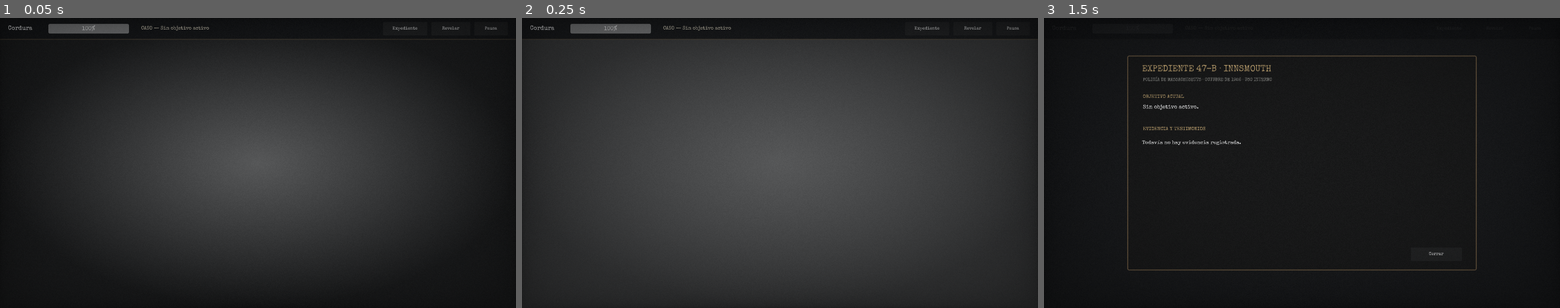
Above: before the commit, frames 1-3 (left to right).
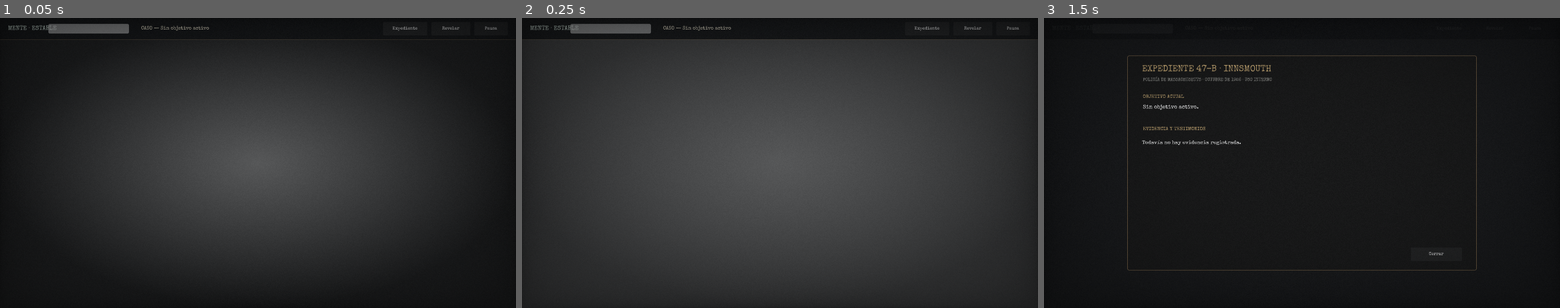
Above: after the commit, the same moments.

Repository: gabsvm/HorrorPlay
Game: Godot game, scene res://src/common/ui/ui_hud.tscn
The game is run twice, just before and just after one commit, with the same random seed, the same clock (stepped at 60 frames per second) and the same inputs. This scene is started directly instead of the project's main scene.
Inputs:
- Up to frame 1 (0.05 s): no input
- Up to frame 2 (0.25 s): no input
- Up to frame 3 (1.5 s): click "Expediente" at 0.5 s; click "Revelar" at 1.25 s

The runs differ from the first frame. In frame 1, 0.1% of the frame differs, in the area x 1-19%, y 2-5%; in frame 2, 0.1%; in frame 3, 0.5%, in the area x 16-84%, y 13-87%.

Commit message:
Add cinematic evidence and sanity feedback to HUD

Diff:
--- a/src/common/ui/ui_hud.gd
+++ b/src/common/ui/ui_hud.gd
@@ -3,6 +3,7 @@
 
 @onready var hover_label: Label = $HoverLabel
 @onready var top_bar: Panel = $TopBar
+@onready var sanity_label: Label = $TopBar/SanityLabel
 @onready var sanity_bar: ProgressBar = $TopBar/SanityBar
 @onready var objective_label: Label = $TopBar/ObjectiveLabel
 @onready var inventory_panel: Panel = $InventoryPanel
@@ -16,6 +17,8 @@
 
 var cached_sfx: Dictionary = {}
 var custom_font: Font = null
+var feedback_stack: VBoxContainer = null
+var hud_initialized: bool = false
 
 func _ready() -> void:
 	_init_sfx_cache()
@@ -23,49 +26,61 @@
 	if custom_font:
 		_apply_theme_font_recursive(self, custom_font)
 	_apply_hud_styles()
+	_create_feedback_stack()
 	casebook_backdrop.visible = false
-
+	sanity_bar.show_percentage = false
 	Inventory.item_added.connect(_on_item_added)
 	Inventory.item_removed.connect(_on_item_removed)
 	Inventory.active_item_changed.connect(_on_active_item_changed)
 	Sanity.sanity_changed.connect(_on_sanity_changed)
+	Sanity.sanity_tier_changed.connect(_on_sanity_tier_changed)
 	Investigation.objective_changed.connect(_on_objective_changed)
 	Investigation.evidence_discovered.connect(_on_evidence_discovered)
-
 	_update_inventory_ui()
 	_update_sanity_ui(Sanity.current_sanity)
 	_on_active_item_changed(Inventory.active_item)
 	_on_objective_changed(Investigation.current_objective_id, Investigation.get_current_objective_text())
 	clear_hover_text()
 	_setup_safe_area()
+	hud_initialized = true
 
 func _apply_hud_styles() -> void:
 	var top_style = StyleBoxFlat.new()
-	top_style.bg_color = Color(0.018, 0.021, 0.028, 0.88)
-	top_style.border_width_bottom = 2
-	top_style.border_color = Color(0.34, 0.27, 0.17, 0.72)
+	top_style.bg_color = Color(0.012, 0.016, 0.021, 0.9)
+	top_style.border_width_bottom = 1
+	top_style.border_color = Color(0.38, 0.3, 0.19, 0.68)
 	top_style.content_margin_left = 18
 	top_style.content_margin_right = 18
 	top_bar.add_theme_stylebox_override("panel", top_style)
-
 	var inventory_style = StyleBoxFlat.new()
-	inventory_style.bg_color = Color(0.018, 0.021, 0.028, 0.9)
-	inventory_style.border_width_top = 2
-	inventory_style.border_color = Color(0.34, 0.27, 0.17, 0.68)
+	inventory_style.bg_color = Color(0.012, 0.016, 0.021, 0.92)
+	inventory_style.border_width_top = 1
+	inventory_style.border_color = Color(0.38, 0.3, 0.19, 0.62)
 	inventory_panel.add_theme_stylebox_override("panel", inventory_style)
-
 	var case_style = StyleBoxFlat.new()
-	case_style.bg_color = Color(0.035, 0.032, 0.029, 0.98)
-	case_style.border_width_left = 3
-	case_style.border_width_top = 3
-	case_style.border_width_right = 3
-	case_style.border_width_bottom = 3
+	case_style.bg_color = Color(0.035, 0.032, 0.029, 0.985)
+	case_style.border_width_left = 2
+	case_style.border_width_top = 2
+	case_style.border_width_right = 2
+	case_style.border_width_bottom = 2
 	case_style.border_color = Color(0.42, 0.31, 0.17, 0.95)
 	case_style.corner_radius_top_left = 6
 	case_style.corner_radius_top_right = 6
 	case_style.corner_radius_bottom_left = 6
 	case_style.corner_radius_bottom_right = 6
 	casebook_panel.add_theme_stylebox_override("panel", case_style)
+
+func _create_feedback_stack() -> void:
+	feedback_stack = VBoxContainer.new()
+	feedback_stack.name = "FeedbackStack"
+	feedback_stack.mouse_filter = Control.MOUSE_FILTER_IGNORE
+	feedback_stack.set_anchors_preset(Control.PRESET_TOP_RIGHT)
+	feedback_stack.offset_left = -500.0
+	feedback_stack.offset_top = 105.0
+	feedback_stack.offset_right = -38.0
+	feedback_stack.offset_bottom = 500.0
+	feedback_stack.add_theme_constant_override("separation", 10)
+	add_child(feedback_stack)
 
 func _setup_safe_area() -> void:
 	var os = OS.get_name()
@@ -78,6 +93,7 @@
 		$InventoryPanel.offset_bottom = -max(0, window_size.y - safe_area.end.y)
 		$InventoryPanel.offset_left = max(0, safe_area.position.x)
 		$InventoryPanel.offset_right = -max(0, window_size.x - safe_area.end.x)
+		feedback_stack.offset_top = 105.0 + max(0, safe_area.position.y)
 
 func _apply_theme_font_recursive(node: Node, font: Font) -> void:
 	if node is Control:
@@ -93,32 +109,102 @@
 
 func clear_hover_text() -> void:
 	if Inventory.active_item:
-		hover_label.text = "Item activo: " + Inventory.active_item.name
+		hover_label.text = "Objeto activo: " + Inventory.active_item.name
 	else:
 		hover_label.text = ""
 
 func _on_sanity_changed(new_val: int) -> void:
 	_update_sanity_ui(new_val)
+
+func _on_sanity_tier_changed(new_tier: int) -> void:
+	_update_sanity_ui(Sanity.current_sanity)
+	if hud_initialized:
+		_show_feedback("ESTADO MENTAL", _sanity_tier_text(new_tier), Color(0.58, 0.73, 0.68, 1))
 
 func _update_sanity_ui(value: int) -> void:
 	sanity_bar.value = value
 	sanity_bar.tooltip_text = "Cordura: %d/100" % value
+	sanity_label.text = "MENTE · " + _sanity_tier_text(Sanity.current_tier)
+	match Sanity.current_tier:
+		Sanity.Tier.STABLE:
+			sanity_label.add_theme_color_override("font_color", Color(0.72, 0.8, 0.75, 1))
+		Sanity.Tier.UNEASY:
+			sanity_label.add_theme_color_override("font_color", Color(0.78, 0.71, 0.52, 1))
+		Sanity.Tier.FRACTURED:
+			sanity_label.add_theme_color_override("font_color", Color(0.75, 0.53, 0.42, 1))
+		Sanity.Tier.BREAKING:
+			sanity_label.add_theme_color_override("font_color", Color(0.73, 0.36, 0.34, 1))
 	if vignette:
 		var target_alpha = lerp(0.78, 0.16, float(value) / 100.0)
 		var tween = create_tween()
 		tween.tween_property(vignette, "modulate:a", target_alpha, 0.6).set_trans(Tween.TRANS_SINE).set_ease(Tween.EASE_OUT)
 
+func _sanity_tier_text(tier: int) -> String:
+	match tier:
+		Sanity.Tier.STABLE: return "ESTABLE"
+		Sanity.Tier.UNEASY: return "INQUIETO"
+		Sanity.Tier.FRACTURED: return "FRACTURADO"
+		Sanity.Tier.BREAKING: return "AL BORDE"
+		_: return "DESCONOCIDO"
+
 func _on_objective_changed(_objective_id: String, objective_text: String) -> void:
 	if objective_text.is_empty():
 		objective_label.text = "CASO — Sin objetivo activo"
 	else:
 		objective_label.text = "CASO — " + objective_text
+		if hud_initialized:
+			_show_feedback("OBJETIVO ACTUALIZADO", objective_text, Color(0.66, 0.72, 0.68, 1))
 	if casebook_backdrop.visible:
 		_refresh_casebook()
 
-func _on_evidence_discovered(_evidence_id: String, _evidence: Dictionary) -> void:
+func _on_evidence_discovered(_evidence_id: String, evidence: Dictionary) -> void:
+	if hud_initialized:
+		_show_feedback("EVIDENCIA REGISTRADA", str(evidence.get("title", "Nueva evidencia")), Color(0.78, 0.62, 0.34, 1))
+		_play_cached_sfx("evidence", 0.95)
 	if casebook_backdrop.visible:
 		_refresh_casebook()
+
+func _show_feedback(kicker: String, message: String, accent: Color) -> void:
+	if not feedback_stack:
+		return
+	var card = PanelContainer.new()
+	card.mouse_filter = Control.MOUSE_FILTER_IGNORE
+	card.custom_minimum_size = Vector2(440, 74)
+	var style = StyleBoxFlat.new()
+	style.bg_color = Color(0.015, 0.019, 0.023, 0.95)
+	style.border_width_left = 3
+	style.border_color = accent
+	style.content_margin_left = 16
+	style.content_margin_right = 16
+	style.content_margin_top = 10
+	style.content_margin_bottom = 10
+	card.add_theme_stylebox_override("panel", style)
+	var copy = VBoxContainer.new()
+	copy.mouse_filter = Control.MOUSE_FILTER_IGNORE
+	copy.add_theme_constant_override("separation", 2)
+	var kicker_label = Label.new()
+	kicker_label.text = kicker
+	kicker_label.add_theme_color_override("font_color", accent)
+	kicker_label.add_theme_font_size_override("font_size", 13)
+	copy.add_child(kicker_label)
+	var message_label = Label.new()
+	message_label.text = message
+	message_label.autowrap_mode = TextServer.AUTOWRAP_WORD_SMART
+	message_label.add_theme_color_override("font_color", Color(0.86, 0.86, 0.82, 1))
+	message_label.add_theme_font_size_override("font_size", 17)
+	copy.add_child(message_label)
+	card.add_child(copy)
+	if custom_font:
+		_apply_theme_font_recursive(card, custom_font)
+	feedback_stack.add_child(card)
+	card.modulate.a = 0.0
+	card.position.x = 22.0
+	var tween = create_tween()
+	tween.tween_property(card, "modulate:a", 1.0, 0.2)
+	tween.parallel().tween_property(card, "position:x", 0.0, 0.26).set_trans(Tween.TRANS_QUINT).set_ease(Tween.EASE_OUT)
+	tween.tween_interval(2.7)
+	tween.tween_property(card, "modulate:a", 0.0, 0.35)
+	tween.finished.connect(func(): card.queue_free())
 
 func _on_item_added(_item: ItemData) -> void:
 	_update_inventory_ui()
@@ -130,7 +216,7 @@
 func _on_active_item_changed(item: ItemData) -> void:
 	if item:
 		active_item_label.text = "Seleccionado: " + item.name
-		hover_label.text = "Item activo: " + item.name
+		hover_label.text = "Objeto activo: " + item.name
 		_play_select_sfx()
 	else:
 		active_item_label.text = "Sin selección"
@@ -140,7 +226,6 @@
 	inventory_panel.visible = not Inventory.items.is_empty()
 	for child in slots_container.get_children():
 		child.queue_free()
-
 	for item in Inventory.items:
 		var slot_btn = TextureButton.new()
 		slot_btn.pivot_offset = Vector2(70, 50)
@@ -167,7 +252,7 @@
 			_apply_theme_font_recursive(slot_btn, custom_font)
 		slots_container.add_child(slot_btn)
 		var tween = create_tween()
-		tween.tween_property(slot_btn, "scale", Vector2.ONE, 0.45).set_trans(Tween.TRANS_BACK).set_ease(Tween.EASE_OUT)
+		tween.tween_property(slot_btn, "scale", Vector2.ONE, 0.35).set_trans(Tween.TRANS_BACK).set_ease(Tween.EASE_OUT)
 
 func _on_slot_pressed(item: ItemData) -> void:
 	if Inventory.active_item == item:
@@ -207,14 +292,19 @@
 		entry.add_theme_constant_override("separation", 5)
 		var title = Label.new()
 		title.text = str(evidence.get("title", evidence_id)).to_upper()
-		title.add_theme_color_override("font_color", Color(0.78, 0.62, 0.34, 1.0))
+		title.add_theme_color_override("font_color", Color(0.78, 0.62, 0.34, 1))
 		title.add_theme_font_size_override("font_size", 20)
 		entry.add_child(title)
+		var category = Label.new()
+		category.text = str(evidence.get("category", "evidence")).to_upper()
+		category.add_theme_color_override("font_color", Color(0.48, 0.5, 0.48, 1))
+		category.add_theme_font_size_override("font_size", 12)
+		entry.add_child(category)
 		var description = Label.new()
 		description.text = str(evidence.get("description", ""))
 		description.autowrap_mode = TextServer.AUTOWRAP_WORD_SMART
 		description.custom_minimum_size = Vector2(1080, 45)
-		description.add_theme_color_override("font_color", Color(0.82, 0.81, 0.76, 1.0))
+		description.add_theme_color_override("font_color", Color(0.82, 0.81, 0.76, 1))
 		description.add_theme_font_size_override("font_size", 17)
 		entry.add_child(description)
 		evidence_list.add_child(entry)
@@ -222,34 +312,27 @@
 		if custom_font:
 			_apply_theme_font_recursive(entry, custom_font)
 
-func _on_save_pressed() -> void:
-	var err = SaveSystem.save_game(1)
-	if err == OK:
-		DialogueManager.show_dialogue(["Partida guardada en la Ranura 1 exitosamente."], "Sistema")
-	else:
-		DialogueManager.show_dialogue(["Error al guardar partida: " + str(err)], "Sistema")
-
-func _on_load_pressed() -> void:
-	var err = SaveSystem.load_game(1)
-	if err == OK:
-		DialogueManager.show_dialogue(["Partida cargada exitosamente."], "Sistema")
-	else:
-		DialogueManager.show_dialogue(["No se encontró una partida guardada o archivo corrupto."], "Sistema")
-
 func _init_sfx_cache() -> void:
 	cached_sfx["pickup_1"] = _generate_sfx_stream(0.12, 80)
-	cached_sfx["pickup_2"] = _generate_sfx_stream(0.18, 120)
-	cached_sfx["select"] = _generate_sfx_stream(0.3, 20)
-	cached_sfx["reveal"] = _generate_sfx_stream(0.15, 100)
-
-func _generate_sfx_stream(freq: float, duration_ms: int) -> AudioStreamWAV:
+	cached_sfx["pickup_2"] = _generate_sfx_stream(0.18, 110)
+	cached_sfx["select"] = _generate_sfx_stream(0.3, 30)
+	cached_sfx["reveal"] = _generate_sfx_stream(0.15, 95)
+	cached_sfx["evidence"] = _generate_sfx_stream(0.08, 170)
+
+func _generate_sfx_stream(phase_step: float, duration_ms: int) -> AudioStreamWAV:
 	var stream = AudioStreamWAV.new()
-	stream.format = AudioStreamWAV.FORMAT_8_BITS
+	stream.format = AudioStreamWAV.FORMAT_16_BITS
 	stream.mix_rate = 11025
+	stream.stereo = false
+	var sample_count = duration_ms * 11
 	var data = PackedByteArray()
-	for i in range(duration_ms * 11):
-		var val = int(sin(i * freq) * 127 + 128)
-		data.append(val)
+	data.resize(sample_count * 2)
+	for i in range(sample_count):
+		var envelope = pow(max(0.0, 1.0 - float(i) / float(sample_count)), 2.0)
+		var value = sin(float(i) * phase_step) * 0.16 * envelope
+		var sample = int(value * 32767.0)
+		data[i * 2] = sample & 0xff
+		data[i * 2 + 1] = (sample >> 8) & 0xff
 	stream.data = data
 	return stream
 
@@ -264,6 +347,7 @@
 	add_child(sfx_player)
 	sfx_player.stream = cached_sfx[key]
 	sfx_player.pitch_scale = pitch
+	sfx_player.volume_db = -9.0
 	sfx_player.play()
 	sfx_player.finished.connect(func(): sfx_player.queue_free())
 
@@ -278,7 +362,7 @@
 func _play_pickup_sfx() -> void:
 	_play_cached_sfx("pickup_1", 1.0)
 	await get_tree().create_timer(0.06).timeout
-	_play_cached_sfx("pickup_2", 1.2)
+	_play_cached_sfx("pickup_2", 1.18)
 
 func _play_select_sfx() -> void:
 	_play_cached_sfx("select", 0.85)
